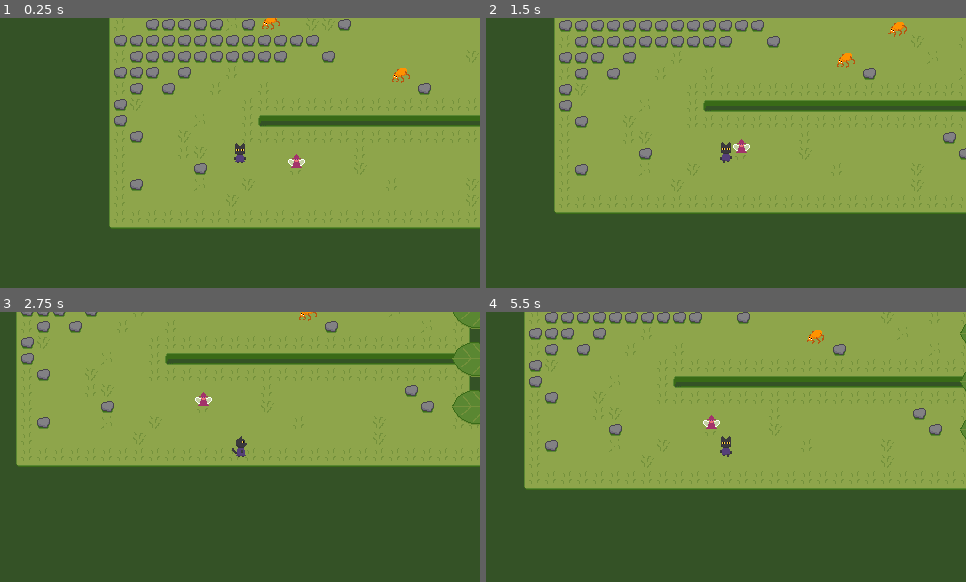
Above: before the commit, frames 1-4 (two rows, left to right).
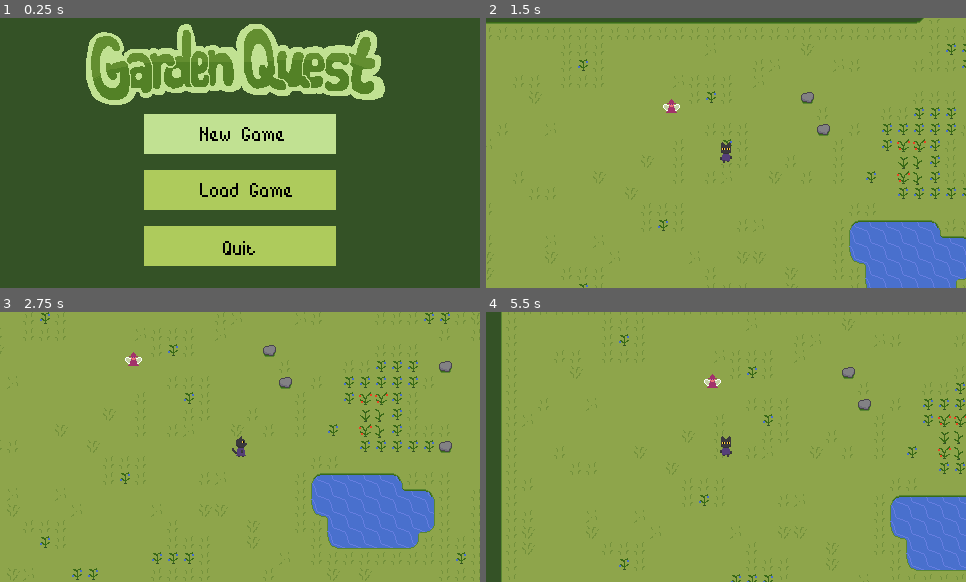
Above: after the commit, the same moments.

Repository: t-valentine/gardenquest
Game: Godot game, scene res://Scenes/StartScreen.tscn
Same seed, same stepped clock (60 frames per second), same inputs: the game is played once before the commit and once after it. Before the commit the project starts from res://Scenes/Main.tscn.
Inputs (mouse positions are in pixels of both pictures, inside the frame that each line leads up to):
- Up to frame 1 (0.25 s): no input
- Up to frame 2 (1.5 s): tap Enter at 0.5 s; move the mouse to (831, 139) at 0.52 s; hold Right (ui_right) 0.53-1.28 s; hold Space (speak) 0.53-1.28 s; click (831, 139) at 0.67 s; move the mouse to (630, 166) at 1.27 s; hold Down (ui_down) from 1.28 s (still down); tap Space (speak) at 1.35 s
- Up to frame 3 (2.75 s): move the mouse to (288, 387) at 2.02 s; release Down (ui_down) at 2.03 s; hold Right (ui_right) from 2.03 s (still down); hold Space (speak) from 2.03 s (still down)
- Up to frame 4 (5.5 s): move the mouse to (702, 501) at 2.77 s; release Right (ui_right) at 2.78 s; release Space (speak) at 2.78 s; hold Up (ui_up) 2.78-3.53 s; tap Space (speak) at 2.85, 4.35 s; click (702, 501) at 2.92 s; move the mouse to (870, 487) at 3.52 s; hold Space (speak) 3.53-4.28 s; hold Left (ui_left) 3.53-5.03 s; tap Escape (menu) at 4.15 s; move the mouse to (582, 406) at 4.27 s; move the mouse to (750, 447) at 5.02 s; hold Down (ui_down) from 5.03 s (still down); hold Space (speak) from 5.03 s (still down); click (750, 447) at 5.17 s

The runs differ from the first frame. In frame 1, 65% of the frame differs, in the area x 17-100%, y 0-92%; in frame 2, 50%; in frame 3, 54%; in frame 4, 46%.

Commit message:
Completed jam

Diff:
--- a/Scenes/Combat.gd
+++ b/Scenes/Combat.gd
@@ -34,16 +34,15 @@
 	$ActionPanel.show()
 
 func load_main():
-	yield(get_tree().create_timer(0.25), "timeout")
 	if current_player_health > 0:
 		var next_level_resource = load("res://Scenes/Main.tscn");
 		var next_level = next_level_resource.instance()
 		next_level.load_saved_game = true
 		get_tree().root.call_deferred("add_child", next_level)
-		queue_free()
+		self.queue_free()
 	else:
 		get_tree().change_scene("res://Scenes/GameOver.tscn")
-		queue_free()
+		self.queue_free()
 
 	#yield(get_tree().create_timer(0.1), "timeout")
 	#get_node("/root/Combat").free()
--- a/Scenes/Combat.tscn
+++ b/Scenes/Combat.tscn
@@ -74,6 +74,7 @@
 animation = "idle"
 
 [node name="CollisionShape2D" type="CollisionShape2D" parent="Player"]
+visible = false
 position = Vector2( 120, 168 )
 shape = SubResource( 1 )
 
@@ -112,6 +113,7 @@
 animation = "idle"
 
 [node name="CollisionShape2D" type="CollisionShape2D" parent="VBoxContainer/Enemy"]
+visible = false
 position = Vector2( 352, 152 )
 shape = SubResource( 3 )
 
--- a/Scenes/Main.tscn
+++ b/Scenes/Main.tscn
@@ -225,11 +225,11 @@
 align = 1
 
 [node name="Player" parent="." instance=ExtResource( 2 )]
-position = Vector2( -104, -336 )
+position = Vector2( 24, 8 )
 z_index = 2
 
 [node name="Fairymom" parent="." instance=ExtResource( 4 )]
-position = Vector2( 136, -224 )
+position = Vector2( 208, 80 )
 
 [node name="Worm" parent="." instance=ExtResource( 9 )]
 position = Vector2( 496, -144 )
--- a/entities/enemies/Bugs.gd
+++ b/entities/enemies/Bugs.gd
@@ -94,4 +94,4 @@
 	if body.is_in_group("player"):
 		get_node("/root/Main").save()
 		get_tree().change_scene("res://Scenes/Combat.tscn")
-		self.queue_free()
+		queue_free()
--- a/entities/enemies/Bugs.tscn
+++ b/entities/enemies/Bugs.tscn
@@ -17,11 +17,6 @@
 "name": "up_idle",
 "speed": 5.0
 }, {
-"frames": [ ExtResource( 7 ), ExtResource( 5 ), ExtResource( 7 ), ExtResource( 8 ) ],
-"loop": true,
-"name": "up_walk",
-"speed": 5.0
-}, {
 "frames": [ ExtResource( 4 ), ExtResource( 3 ), ExtResource( 4 ), ExtResource( 2 ) ],
 "loop": true,
 "name": "down_walk",
@@ -30,6 +25,11 @@
 "frames": [ ExtResource( 4 ), ExtResource( 6 ) ],
 "loop": true,
 "name": "down_idle",
+"speed": 5.0
+}, {
+"frames": [ ExtResource( 7 ), ExtResource( 5 ), ExtResource( 7 ), ExtResource( 8 ) ],
+"loop": true,
+"name": "up_walk",
 "speed": 5.0
 } ]
 
--- a/project.godot
+++ b/project.godot
@@ -11,12 +11,11 @@
 [application]
 
 config/name="gardenquest"
-run/main_scene="res://Scenes/Main.tscn"
+run/main_scene="res://Scenes/StartScreen.tscn"
 
 [autoload]
 
 State="*res://Scenes/State.gd"
-Combat="*res://Scenes/Combat.tscn"
 
 [display]
 
@@ -28,6 +27,7 @@
 [global]
 
 window=false
+default=false
 
 [input]
 
Not shown, changed: export_presets.cfg
Not shown, added: exports/gardenquesthtml.zip
Not shown, added: exports/html/index.apple-touch-icon.png
Not shown, added: exports/html/index.audio.worklet.js
Not shown, added: exports/html/index.html
Not shown, added: exports/html/index.icon.png
Not shown, added: exports/html/index.js
Not shown, added: exports/html/index.pck
Not shown, added: exports/html/index.png
Not shown, added: exports/html/index.wasm
Not shown, added: exports/windows/gardenquest.exe
Not shown, added: exports/windows/gardenquest.pck
